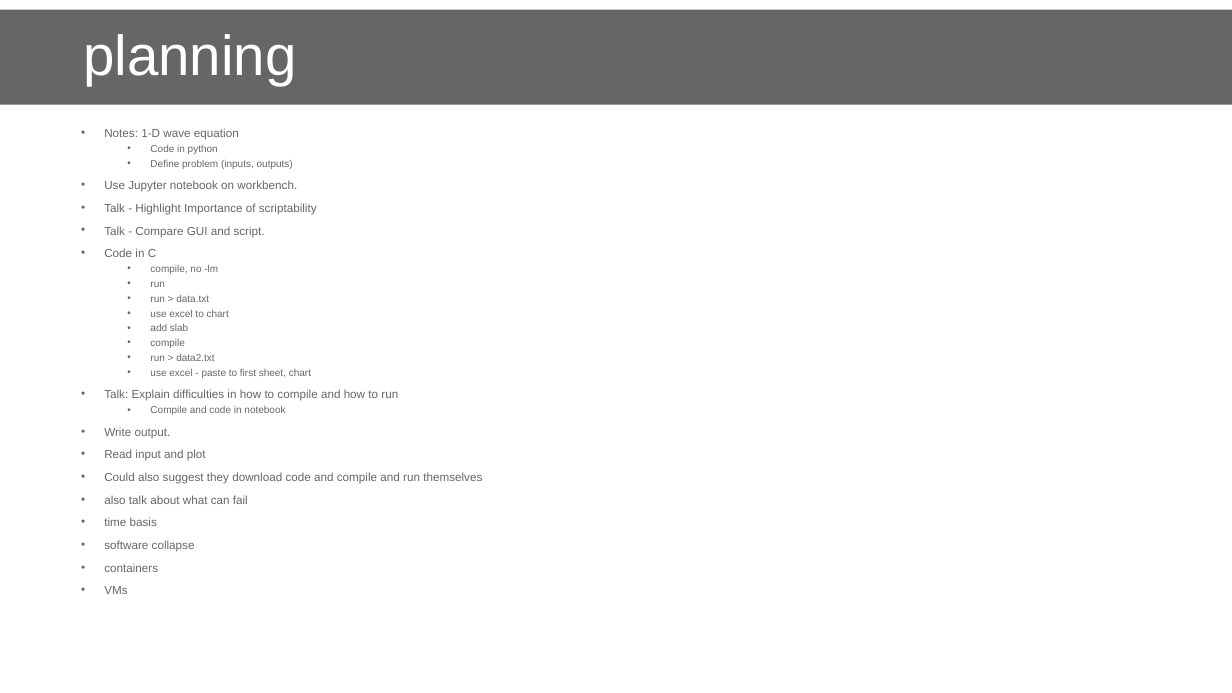
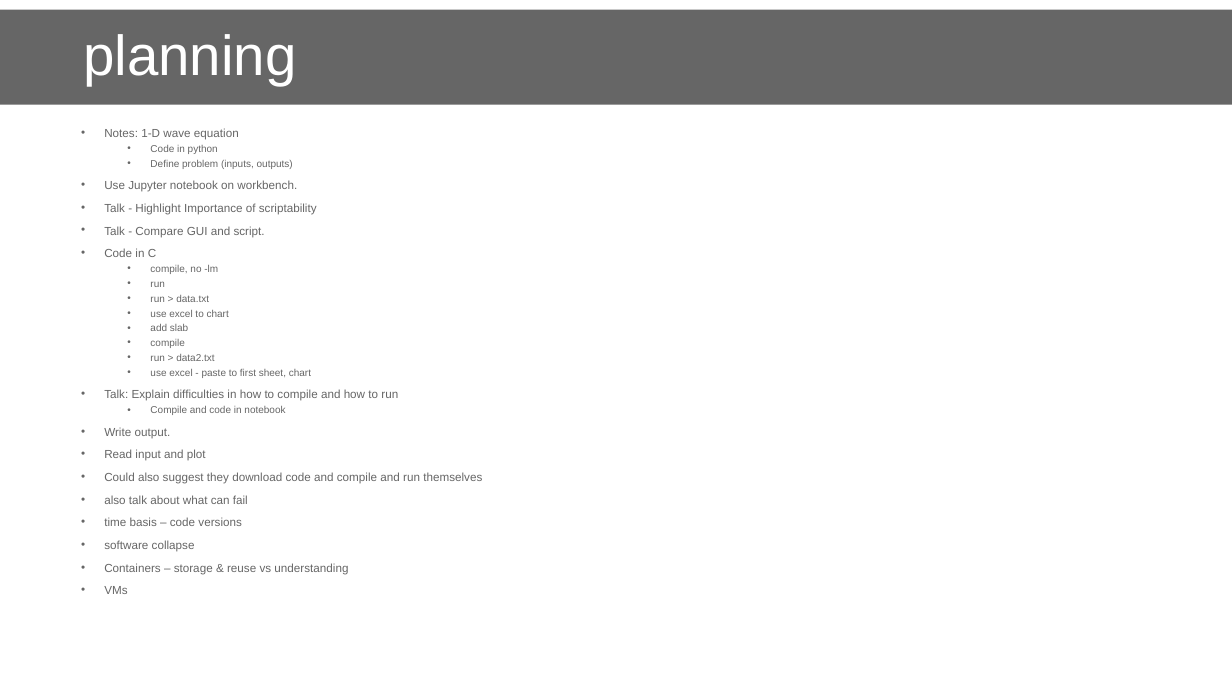
Before and after one commit to danielskatz/repro-fdtd1d, a slide deck: slide 22 of comp-repro.pptx. Drawn at 1232x693 pixels with LibreOffice and Linux fonts; fonts in the diff are those of the drawing; background and template pictures are left out. Boxes give left, top, right and bottom in pixels: in the first picture for what was removed or moved away, otherwise in the second. Text is boxed around its words. In the diff, an @@ line names an element or a change of style, - is before the commit and + after.

Commit message:
updates

```diff
--- a/comp-repro.pptx
+++ b/comp-repro.pptx
@@ text at (x1=104, y1=517, x2=242, y2=526): text changed @@
-• time basis
+• time basis – code versions
@@ text at (x1=104, y1=563, x2=348, y2=575): text changed @@
-• containers
+• Containers – storage & reuse vs understanding
```
Also in this commit, not shown: 1 other slide changed.
